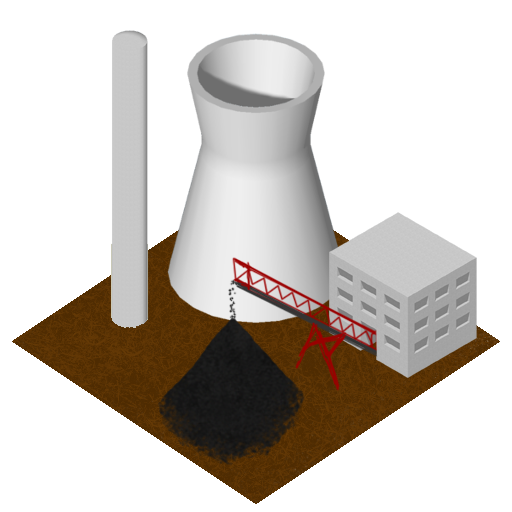
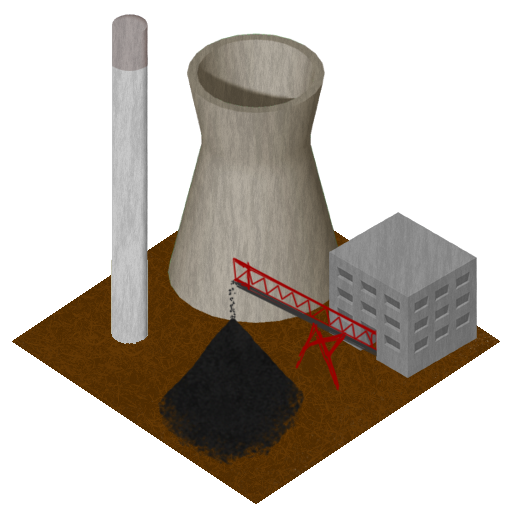
Comparing the layer stacks of the two 512 × 512 images. Changes:
added layer "Layer 3 copy 2" above "Layer 3 copy" over [329, 212, 477, 378]
hid "Layer 3", painted on it over [329, 212, 477, 378]
added layer "Layer 5 copy" above "Layer 5" over [111, 14, 149, 344]
added layer "Layer 5" above "tall thing" over [111, 14, 149, 344]
hid "tall thing", painted on it over [111, 30, 149, 329]
added layer "Layer 1 copy" above "Layer 1" over [167, 33, 345, 324]
painted on "Layer 1" over [167, 33, 345, 324]
